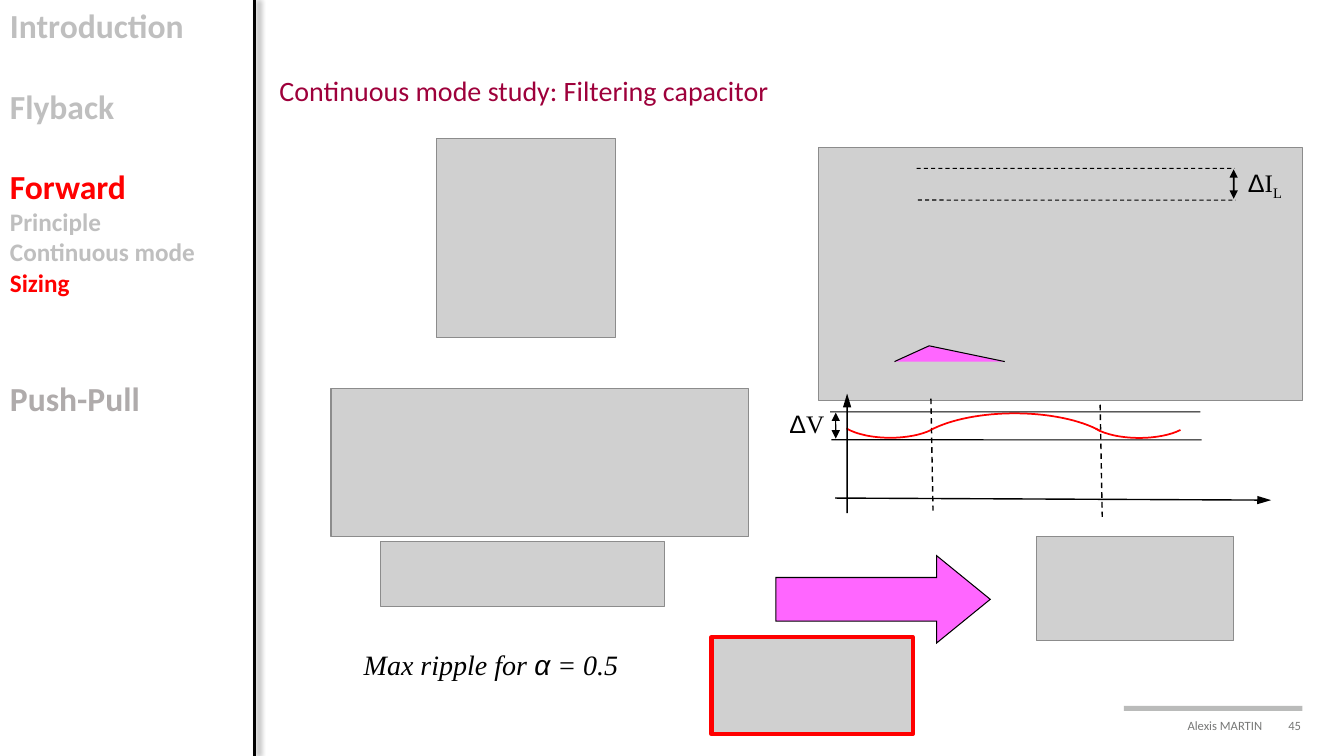
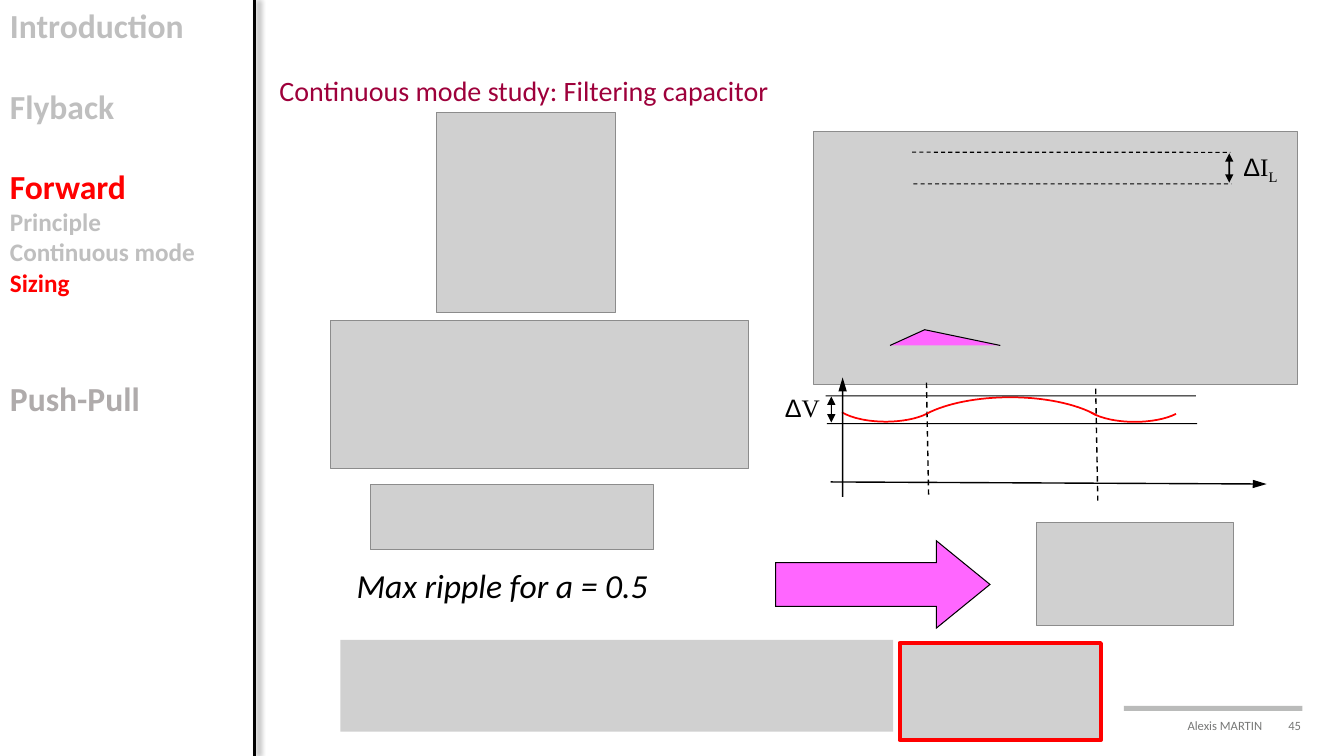
Before and after one commit to alexismartin46/Cours_Electronique_de_Puissance_FISE2, a slide deck: slide 45 of Cours/Cours2_isolated.pptx. Drawn at 1344x756 pixels with LibreOffice and Linux fonts; fonts in the diff are those of the drawing; grey boxes stand for pictures; background and template pictures are left out. Boxes give left, top, right and bottom in pixels: in the first picture for what was removed or moved away, otherwise in the second. Text is boxed around its words. In the diff, an @@ line names an element or a change of style, - is before the commit and + after.

```diff
--- a/Cours/Cours2_isolated.pptx
+++ b/Cours/Cours2_isolated.pptx
@@ picture: place and size @@
-picture at [437, 138, 616, 338]
+picture at [437, 113, 616, 313]
@@ picture: place and size @@
-picture at [331, 388, 748, 536]
+picture at [331, 321, 748, 469]
@@ 6 lines, 4 freeform shapes, 2 texts, 2 arrows, 2 double arrows, 1 picture: place and size @@
-6 lines, 4 freeform shapes, 2 texts, 2 arrows, 2 double arrows, 1 picture at [789, 148, 1303, 517]
+6 lines, 4 freeform shapes, 2 texts, 2 arrows, 2 double arrows, 1 picture at [785, 132, 1298, 501]
@@ picture added at [370, 485, 654, 549] @@
@@ picture: place and size @@
-picture at [1036, 537, 1234, 641]
+picture at [1036, 522, 1234, 626]
@@ picture removed at [381, 541, 665, 606] @@
@@ right arrow: place and size @@
-right arrow at [776, 556, 991, 643]
+right arrow at [775, 541, 990, 629]
@@ text at [357, 574, 647, 604]: text changed; size 20 to 24 pt; font Times New Roman to Calibri @@
-Max ripple for α = 0.5
+Max ripple for a = 0.5
@@ picture added at [341, 640, 894, 732] @@
@@ picture removed at [712, 637, 913, 734] @@
@@ picture added at [900, 643, 1102, 740] @@
```
Also in this commit, not shown: 1 other slide changed, 1 other file.
